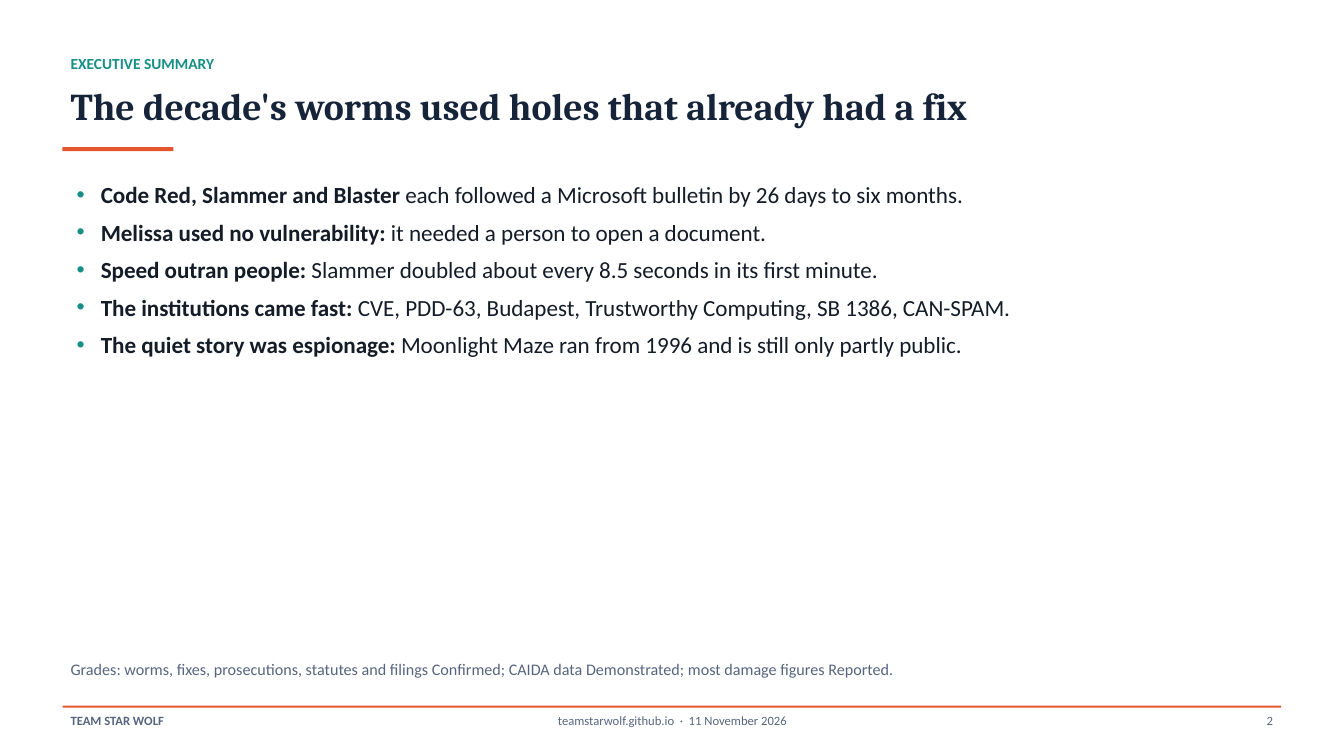
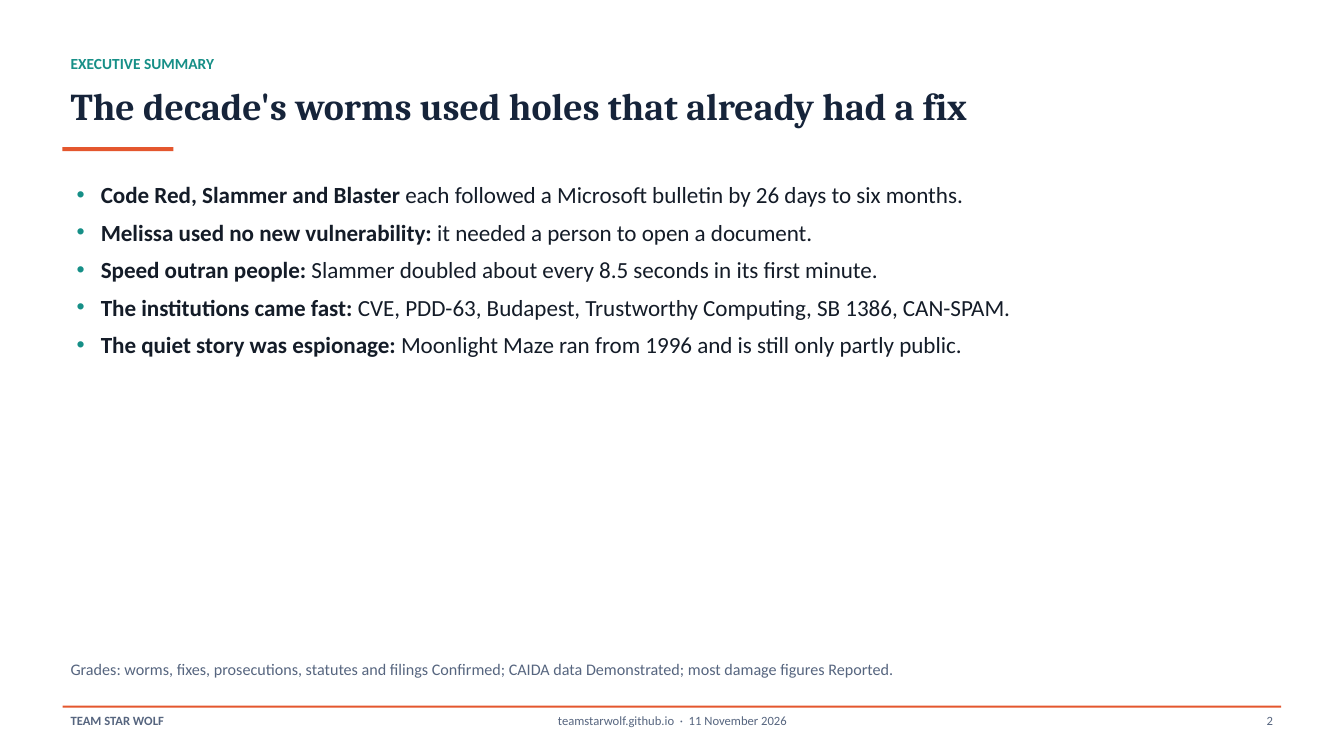
Before and after one commit to TeamStarWolf/TeamStarWolf, a slide deck: slide 2 of case-studies/slides/Dotcom_Era_Cyber_Events_Case_Study.pptx. Drawn at 1344x756 pixels with LibreOffice and Linux fonts; fonts in the diff are those of the drawing. Boxes give left, top, right and bottom in pixels: in the first picture for what was removed or moved away, otherwise in the second. Text is boxed around its words. In the diff, an @@ line names an element or a change of style, - is before the commit and + after.

```diff
--- a/case-studies/slides/Dotcom_Era_Cyber_Events_Case_Study.pptx
+++ b/case-studies/slides/Dotcom_Era_Cyber_Events_Case_Study.pptx
@@ text at box(101, 224, 812, 245): text changed @@
-• Melissa used no vulnerability: it needed a person to open a document.
+• Melissa used no new vulnerability: it needed a person to open a document.
```
Also in this commit, not shown: 3 other files.
